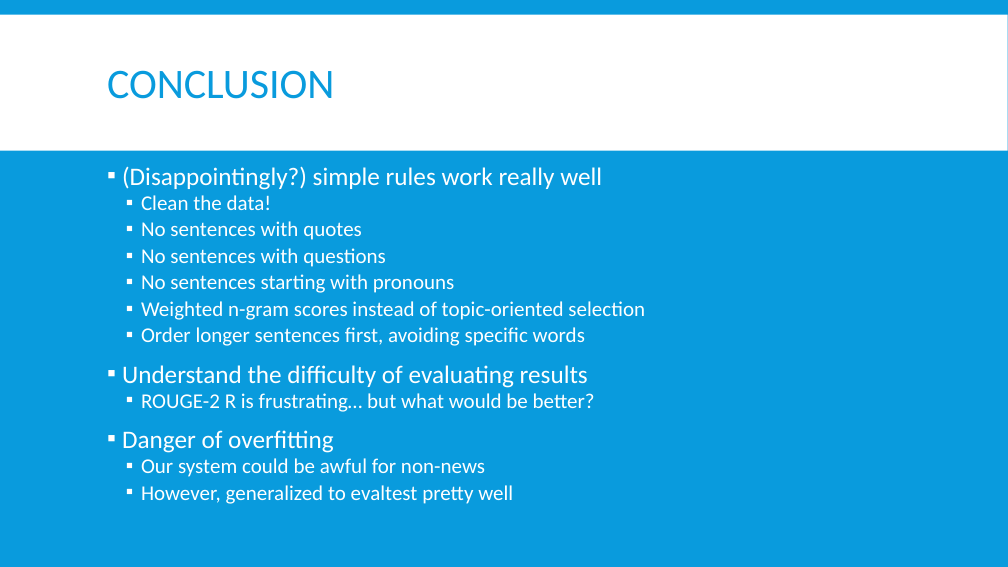
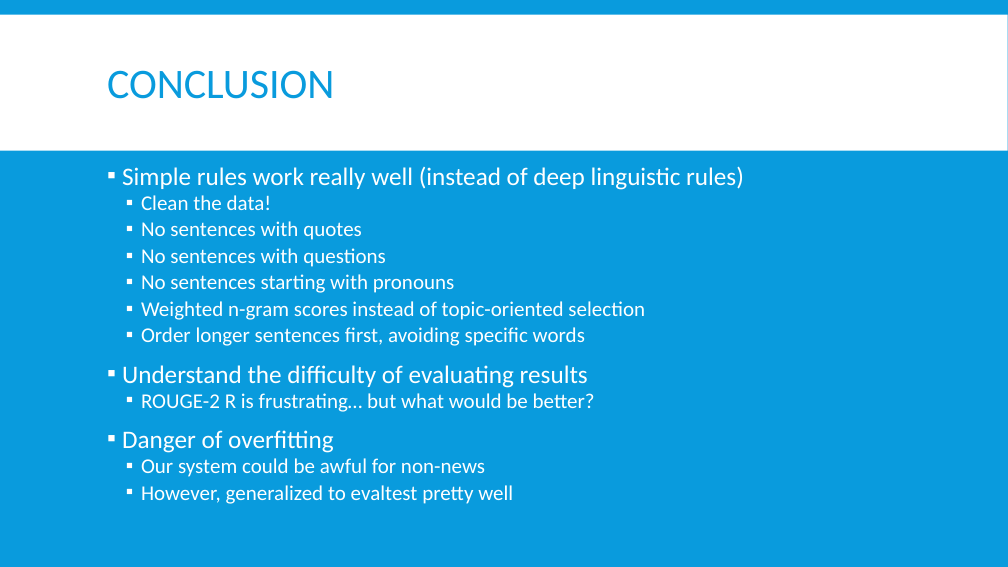
Before and after one commit to Mindful/ling-573, a slide deck: slide 24 of doc/D4_presentation.pptx (slide 16 before the commit). Drawn at 1008x567 pixels with LibreOffice and Linux fonts; fonts in the diff are those of the drawing. Boxes give left, top, right and bottom in pixels: in the first picture for what was removed or moved away, otherwise in the second. Text is boxed around its words. In the diff, an @@ line names an element or a change of style, - is before the commit and + after.

```diff
--- a/doc/D4_presentation.pptx
+++ b/doc/D4_presentation.pptx
@@ text at <box>122,166,744,190</box>: text changed @@
-▪ (Disappointingly?) simple rules work really well
+▪ Simple rules work really well (instead of deep linguistic rules)
```
Also in this commit, not shown: 12 other slides changed, 9 slides added.
